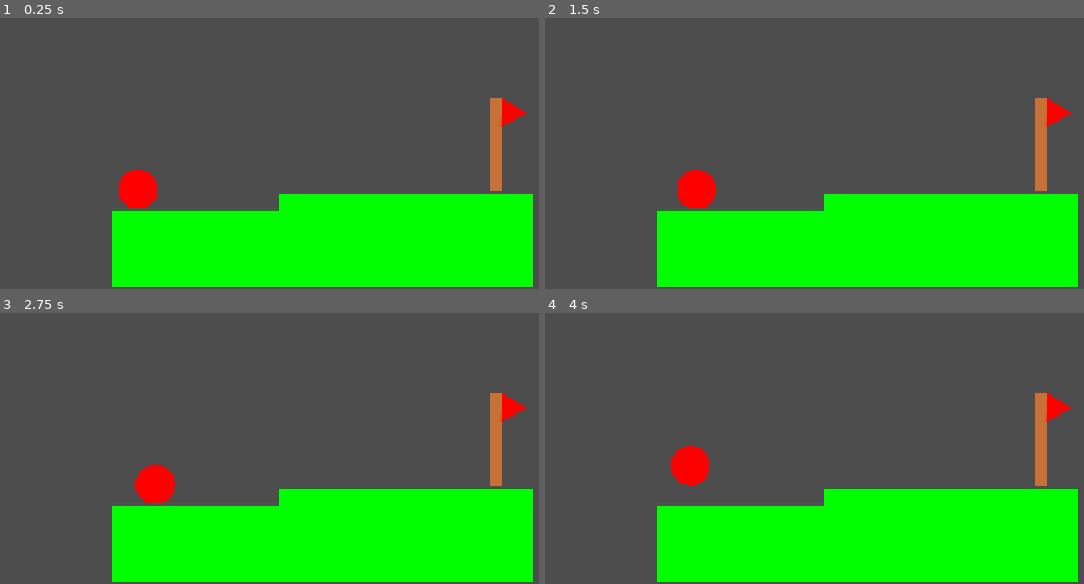
Above: before the commit, frames 1-4 (two rows, left to right).
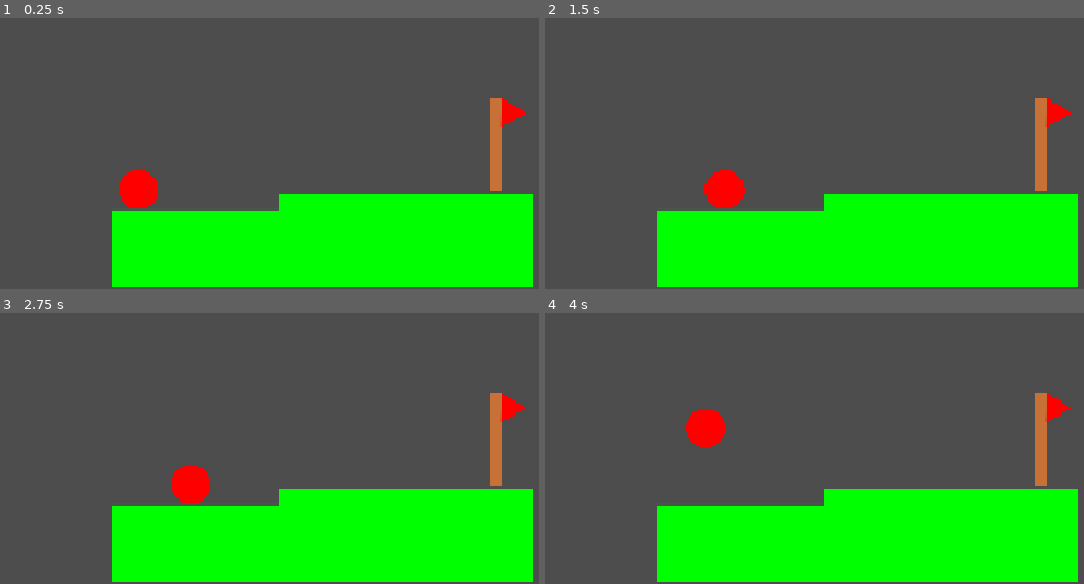
Above: after the commit, the same moments.

Repository: Geronimo6783/Juego-Bola
Game: Godot game, scene res://main/main.tscn
Same seed, same stepped clock (60 frames per second), same inputs: the game is played once before the commit and once after it.
Inputs:
- Up to frame 1 (0.25 s): no input
- Up to frame 2 (1.5 s): tap Enter at 0.5 s; hold Right (derecha) 0.53-1.28 s; hold Left (izquierda) from 1.28 s (still down)
- Up to frame 3 (2.75 s): release Left (izquierda) at 2.03 s; hold Right (derecha) from 2.03 s (still down)
- Up to frame 4 (4 s): release Right (derecha) at 2.78 s; hold Space (arriba) 2.78-3.53 s; hold Left (izquierda) from 3.53 s (still down)

The runs differ from the first frame. In frame 1, less than 0.1% of the frame differs, in the area x 22-30%, y 56-70%; in frame 2, 1.4%; in frame 3, 1.6%; in frame 4, 1.7%, in the area x 23-34%, y 35-64%.

Commit message:
Cambio a pantalla completa.

Diff:
--- a/juego-bola/bola/bola.gd
+++ b/juego-bola/bola/bola.gd
@@ -3,8 +3,8 @@
 ## Función que se procesa por cada fotograma.
 func _process(delta: float):
 	if Input.is_action_pressed("izquierda"):
-		position.x -= 1
+		position.x -= 3
 	if Input.is_action_pressed("derecha"):
-		position.x += 1
+		position.x += 3
 	if Input.is_action_pressed("arriba"):
-		position.y -= 1
+		position.y -= 3
--- a/juego-bola/main/main.tscn
+++ b/juego-bola/main/main.tscn
@@ -13,7 +13,8 @@
 position = Vector2(972, 963)
 
 [node name="Bola" parent="." instance=ExtResource("2_c651c")]
-position = Vector2(529, 827)
+position = Vector2(530, 838)
+mass = 10.0
 
 [node name="Bandera" parent="." instance=ExtResource("3_3wy1v")]
 position = Vector2(1417, 733)
--- a/juego-bola/project.godot
+++ b/juego-bola/project.godot
@@ -19,7 +19,7 @@
 
 window/size/viewport_width=1920
 window/size/viewport_height=1080
-window/size/mode=2
+window/size/mode=3
 window/stretch/mode="canvas_items"
 
 [input]
Not shown, added: juego-bola/export_presets.cfg
Not shown, added: juego-bola/Juego Bola.pck
Not shown, added: juego-bola/Juego Bola.sh
Not shown, added: juego-bola/Juego Bola.x86_64
